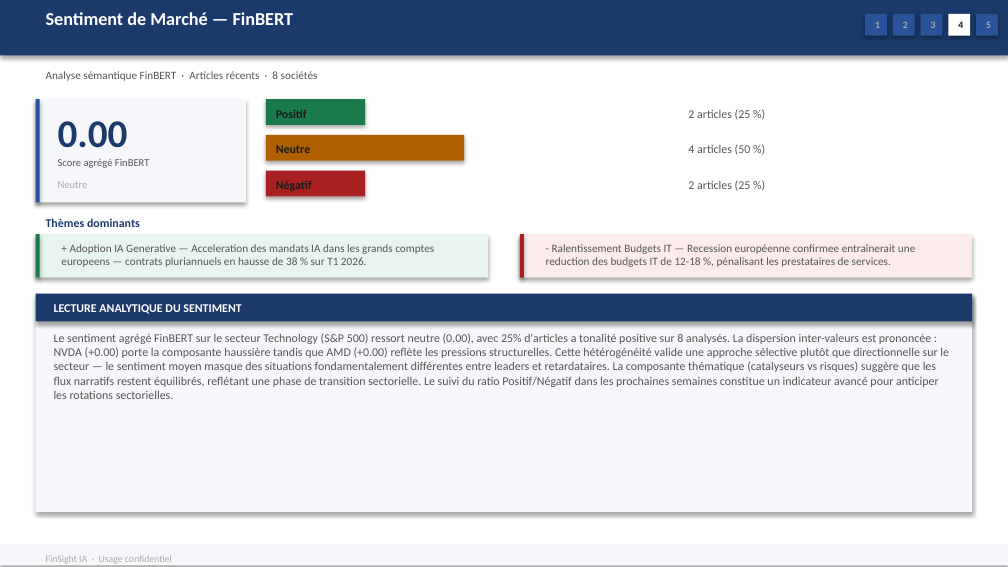
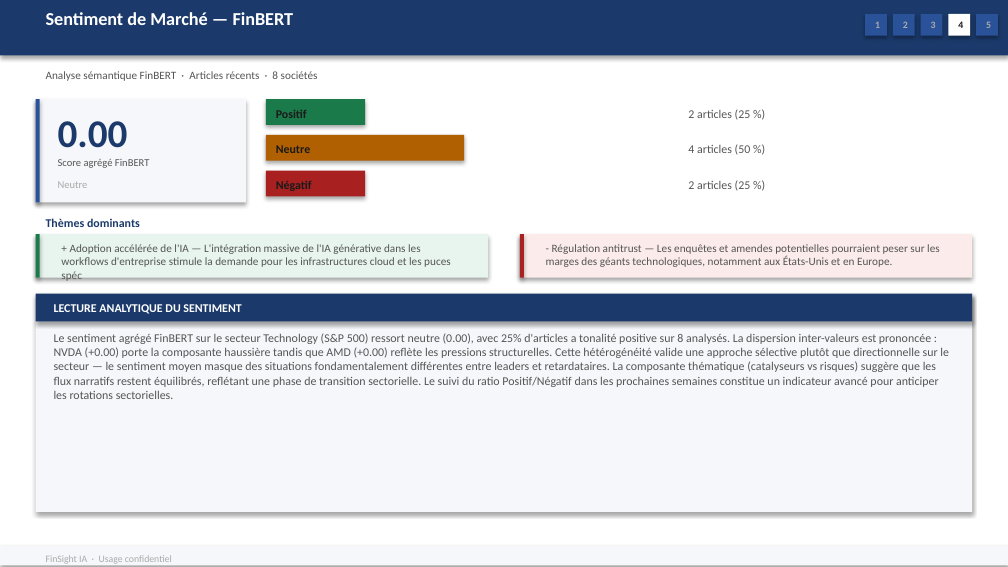
Before and after one commit to baptistejeh07-art/finsight-ia, a slide deck: slide 18 of preview/secteur_Technology_S&P_500/secteur_Technology_S&P_500.pptx. Drawn at 1008x567 pixels with LibreOffice and Linux fonts; fonts in the diff are those of the drawing. Boxes give left, top, right and bottom in pixels: in the first picture for what was removed or moved away, otherwise in the second. Text is boxed around its words. In the diff, an @@ line names an element or a change of style, - is before the commit and + after.

```diff
--- a/preview/secteur_Technology_S&P_500/secteur_Technology_S&P_500.pptx
+++ b/preview/secteur_Technology_S&P_500/secteur_Technology_S&P_500.pptx
@@ text at (x1=61, y1=244, x2=451, y2=281): text changed @@
-+ Adoption IA Generative — Acceleration des mandats IA dans les grands comptes europeens — contrats pluriannuels en hausse de 38 % sur T1 2026.
++ Adoption accélérée de l'IA — L'intégration massive de l'IA générative dans les workflows d'entreprise stimule la demande pour les infrastructures cloud et les puces spéc
@@ text at (x1=546, y1=244, x2=940, y2=267): text changed @@
-- Ralentissement Budgets IT — Recession européenne confirmee entraînerait une reduction des budgets IT de 12-18 %, pénalisant les prestataires de services.
+- Régulation antitrust — Les enquêtes et amendes potentielles pourraient peser sur les marges des géants technologiques, notamment aux États-Unis et en Europe.
```
Also in this commit, not shown: 5 other slides changed, 2 other files.
